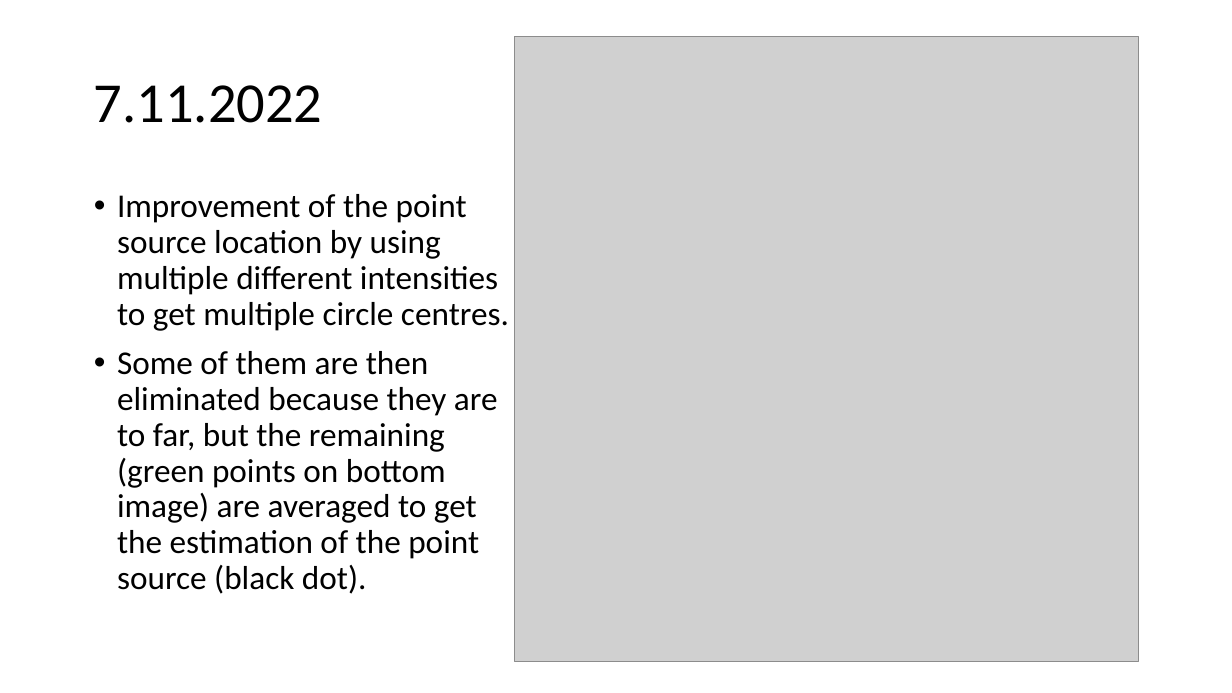
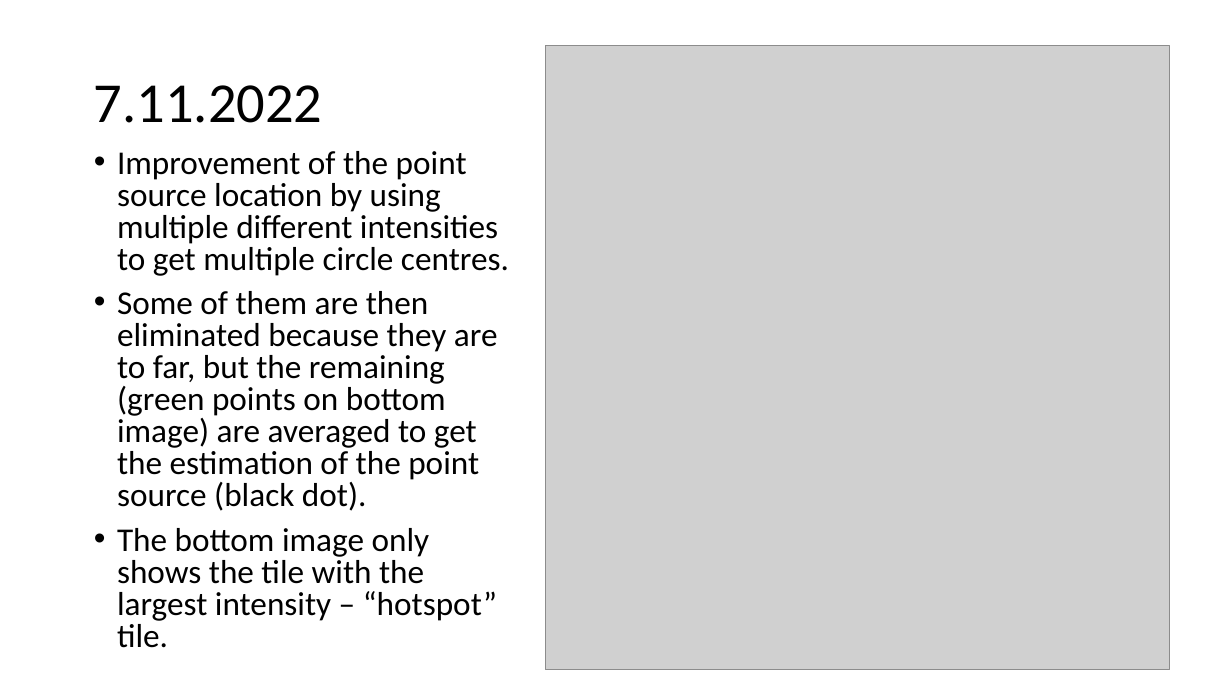
Before and after one commit to urhtrinko/DroneRadioactivity_student_job, a slide deck: slide 4 of reports/work_diary.pptx. Drawn at 1232x693 pixels with LibreOffice and Linux fonts; fonts in the diff are those of the drawing; grey boxes stand for pictures. Boxes give left, top, right and bottom in pixels: in the first picture for what was removed or moved away, otherwise in the second. Text is boxed around its words. In the diff, an @@ line names an element or a change of style, - is before the commit and + after.

Commit message:
Work on simple single source

```diff
--- a/reports/work_diary.pptx
+++ b/reports/work_diary.pptx
@@ picture: place and size @@
-picture at bbox=[515, 37, 1140, 662]
+picture at bbox=[545, 45, 1170, 670]
@@ text "Improvement of the point source ...": place and size @@
-text "Improvement of the point source ..." at bbox=[117, 194, 509, 594]
+text "Improvement of the point source ..." at bbox=[117, 151, 509, 648]
@@ text at bbox=[117, 151, 509, 511]: line spacing 0.9 to 0.8 @@
@@ text at bbox=[117, 528, 497, 648]: paragraph added @@
+• The bottom image only shows the tile with the largest intensity – “hotspot” tile.
```
Also in this commit, not shown: 1 slide added, 1 other file.
